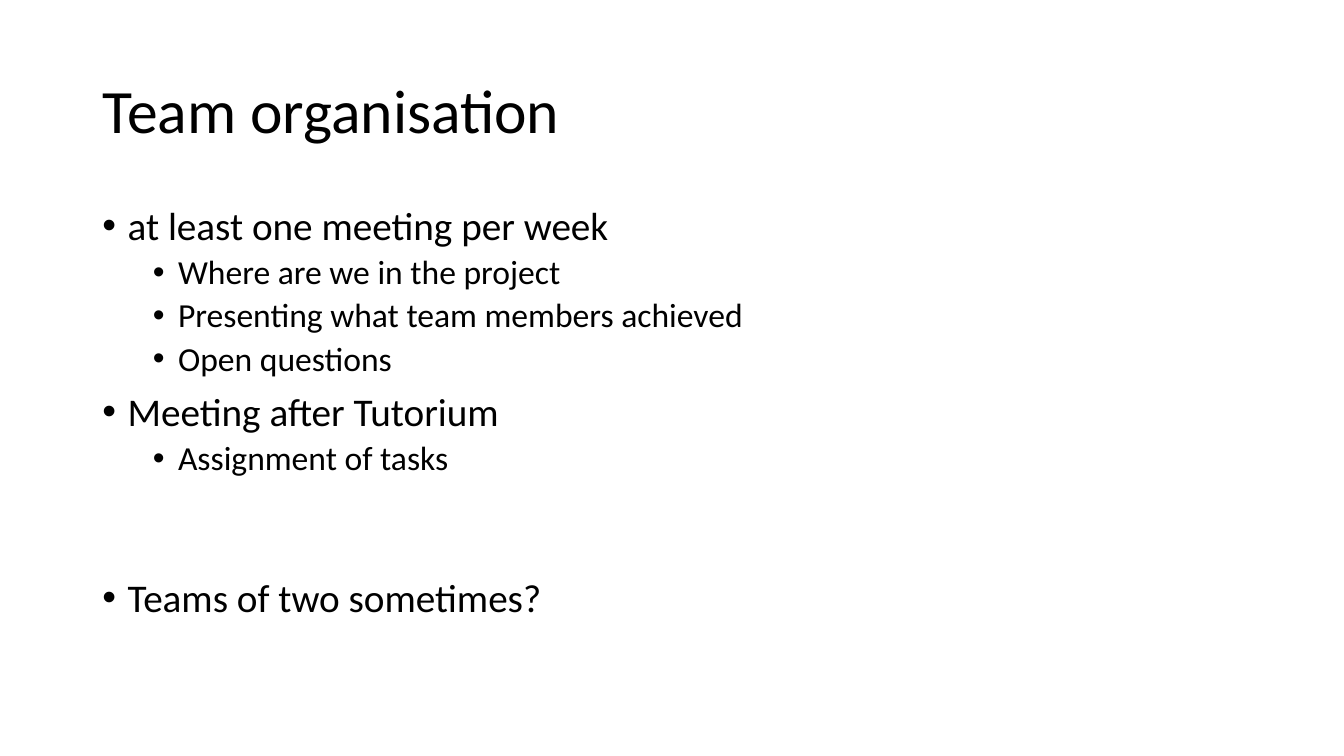
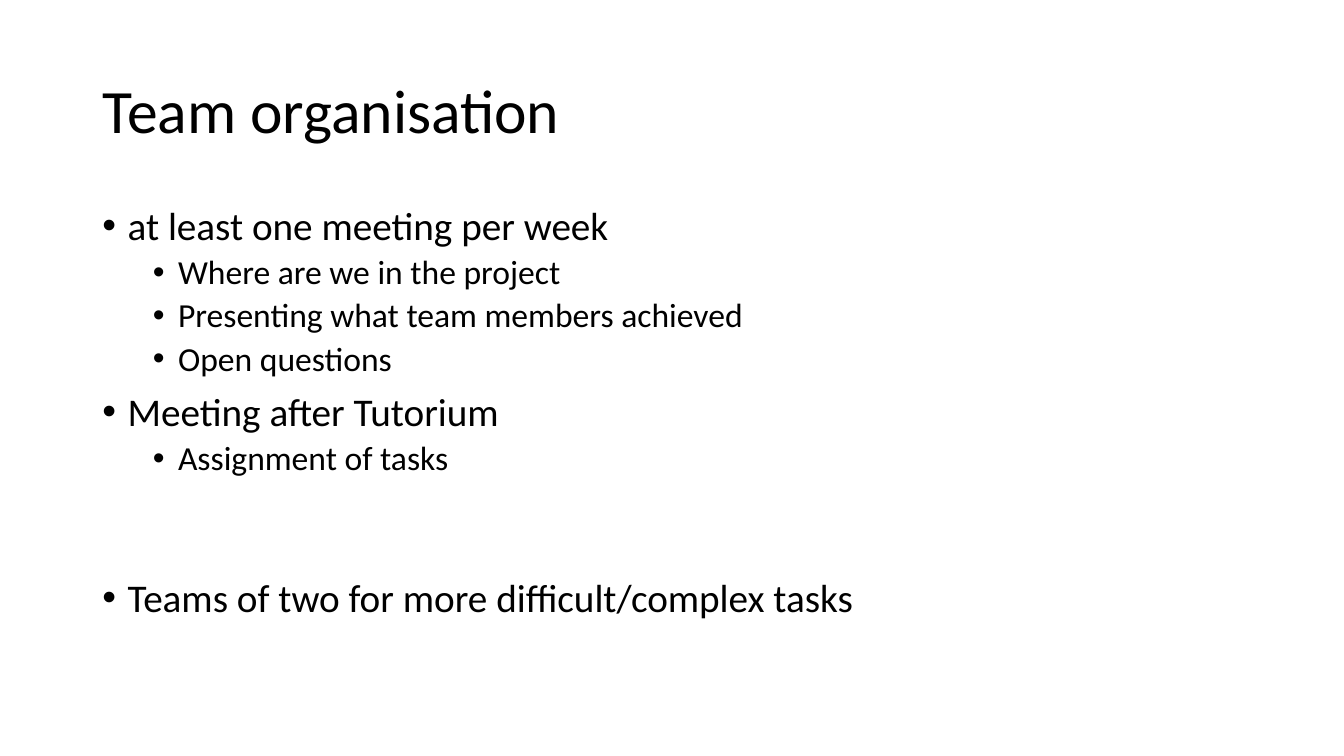
Before and after one commit to datascience-mobi-2022/2022-topic-03-team-05, a slide deck: slide 6 of Folien Data set.pptx. Drawn at 1344x756 pixels with LibreOffice and Linux fonts; fonts in the diff are those of the drawing. Boxes give left, top, right and bottom in pixels: in the first picture for what was removed or moved away, otherwise in the second. Text is boxed around its words. In the diff, an @@ line names an element or a change of style, - is before the commit and + after.

```diff
--- a/Folien Data set.pptx
+++ b/Folien Data set.pptx
@@ text at (128, 584, 852, 619): text changed @@
-• Teams of two sometimes?
+• Teams of two for more difficult/complex tasks
```
Also in this commit, not shown: 1 other slide changed.
